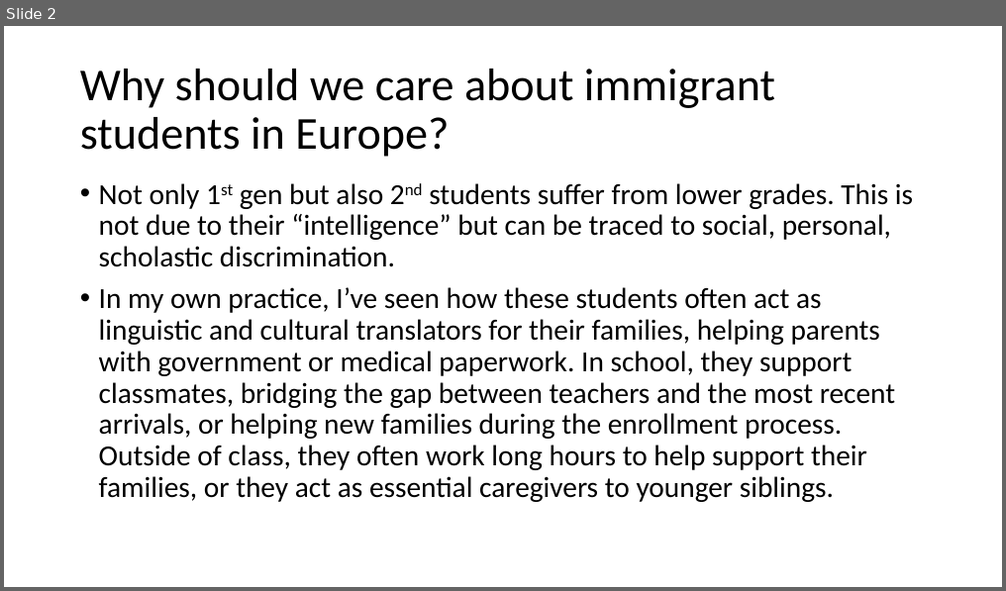
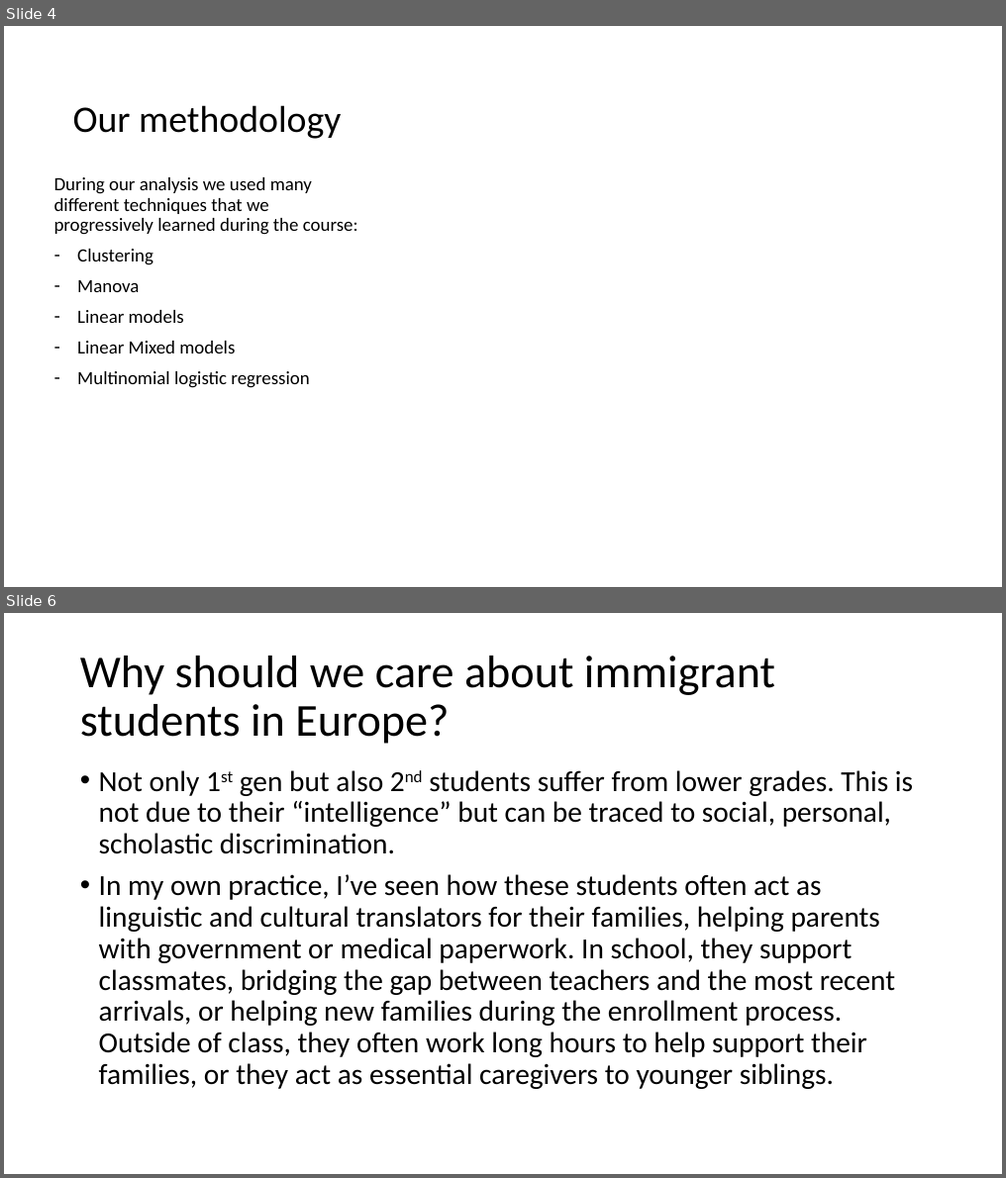
Before and after one commit to SebastianCastellano/Applied-Statistics-Project, a slide deck: Presentations/Pitch for 25.07/Pitch 25.07 - Immigrant students in Europe.pptx. Shown one above the other, each under a label of ours: slide 2 before the commit, slides 4 and 6 after it; the slides between them are not shown. The pictures are 1006x591 and 1006x1178 pixels, drawn with LibreOffice and Linux fonts; fonts in the diff are those of the drawing; background and template pictures are left out. Boxes give left, top, right and bottom in pixels: in the first picture for what was removed or moved away, otherwise in the second. Text is boxed around its words. In the diff, an @@ line names an element or a change of style, - is before the commit and + after.

Commit message:
Speed presentation 25/7
Presentation + pictures used

```diff
--- a/Presentations/Pitch for 25.07/Pitch 25.07 - Immigrant students in Europe.pptx
+++ b/Presentations/Pitch for 25.07/Pitch 25.07 - Immigrant students in Europe.pptx
@@ slide 4 added at <box>4,26,1002,587</box>, background picture (left out) @@
@@ freeform shape added at <box>4,26,463,504</box>, fill #FFFFFF at 50% opacity @@
@@ freeform shape added at <box>4,26,450,488</box>, fill #FFFFFF at 75% opacity @@
@@ title added at <box>73,105,341,139</box>, 36 pt, text #000000 @@
+Our methodology
@@ text added at <box>54,177,358,388</box>, 18 pt, text #000000 @@
+During our analysis we used many different techniques that we progressively learned during the course:
+– Clustering
+– Manova
+– Linear models
+– Linear Mixed models
+– Multinomial logistic regression
@@ what was slide 2 is now slide 6 @@
```
Also in this commit, not shown: 1 slide changed, 3 other slides added, 4 other files.
